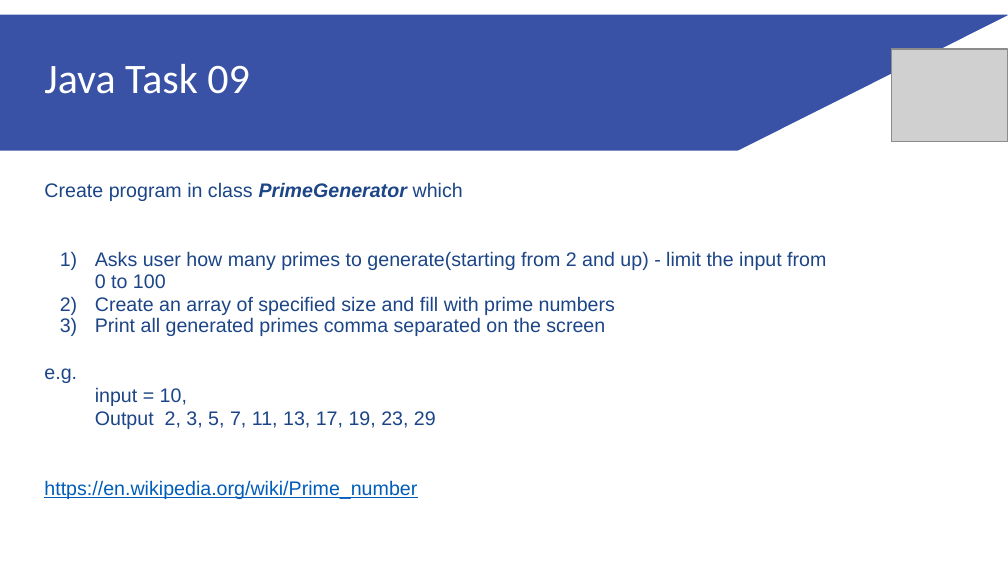
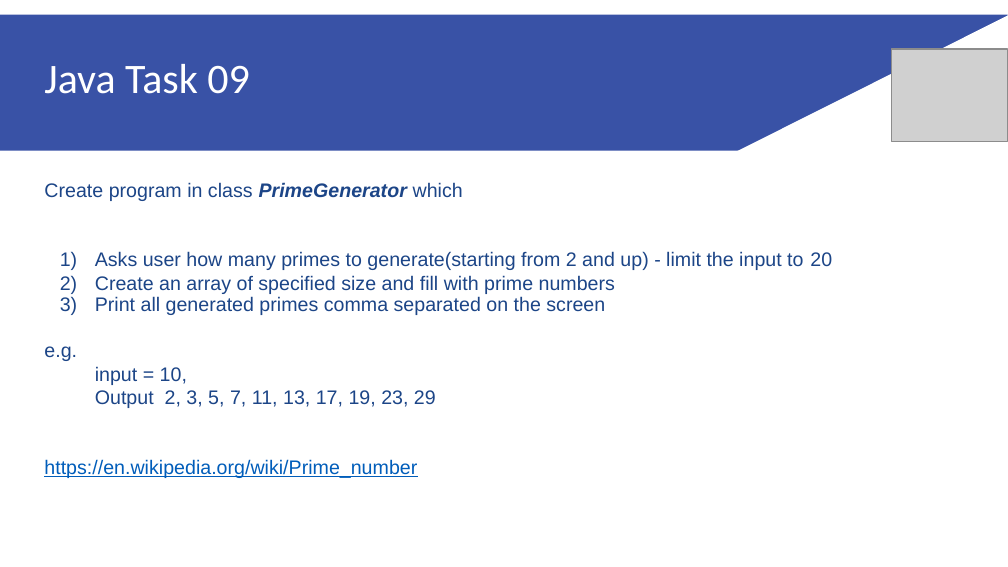
Before and after one commit to rcsyg/rcs-preboot, a slide deck: slide 6 of Java Homework 02 (eng).pptx. Drawn at 1008x567 pixels with LibreOffice and Linux fonts; fonts in the diff are those of the drawing; grey boxes stand for pictures. Boxes give left, top, right and bottom in pixels: in the first picture for what was removed or moved away, otherwise in the second. Text is boxed around its words. In the diff, an @@ line names an element or a change of style, - is before the commit and + after.

```diff
--- a/Java Homework 02 (eng).pptx
+++ b/Java Homework 02 (eng).pptx
@@ text at <box>95,251,832,270</box>: text changed @@
-1) Asks user how many primes to generate(starting from 2 and up) - limit the input from 0 to 100
+1) Asks user how many primes to generate(starting from 2 and up) - limit the input to 20
```
Also in this commit, not shown: 3 other slides changed, 1 slide added.
